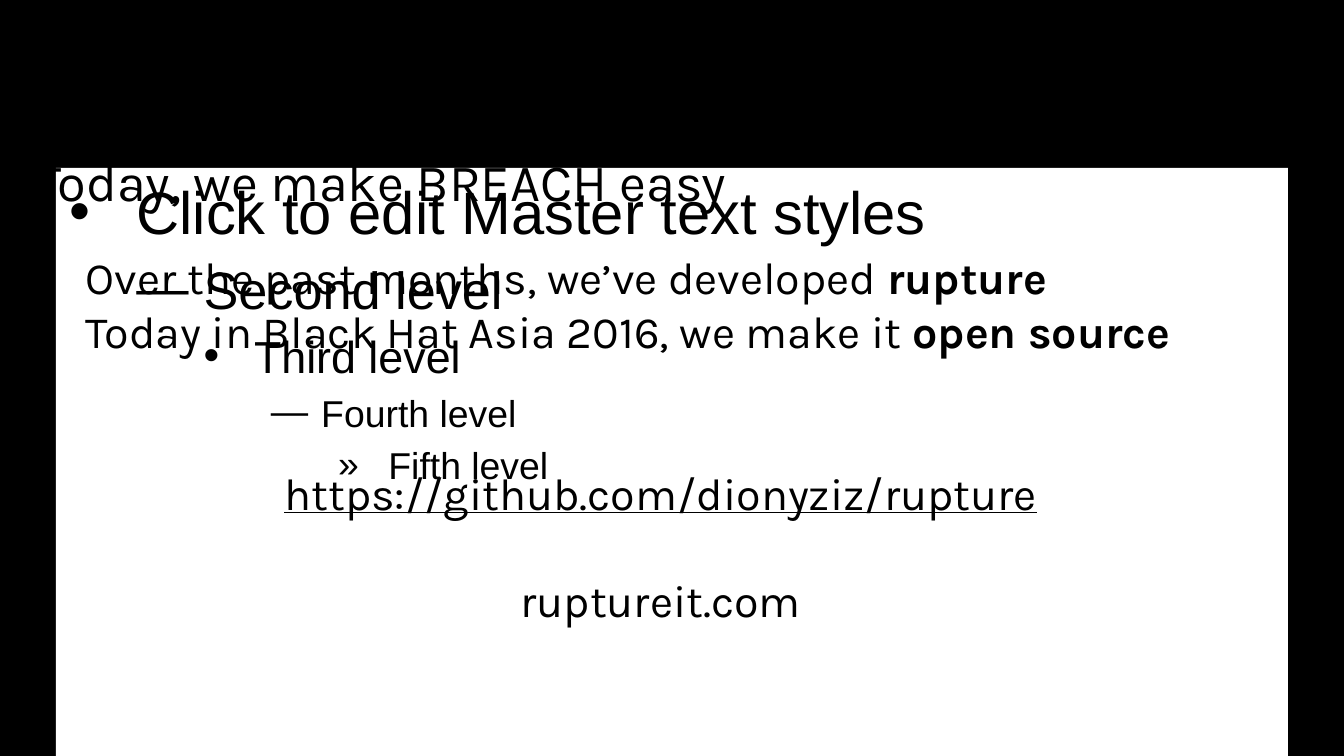
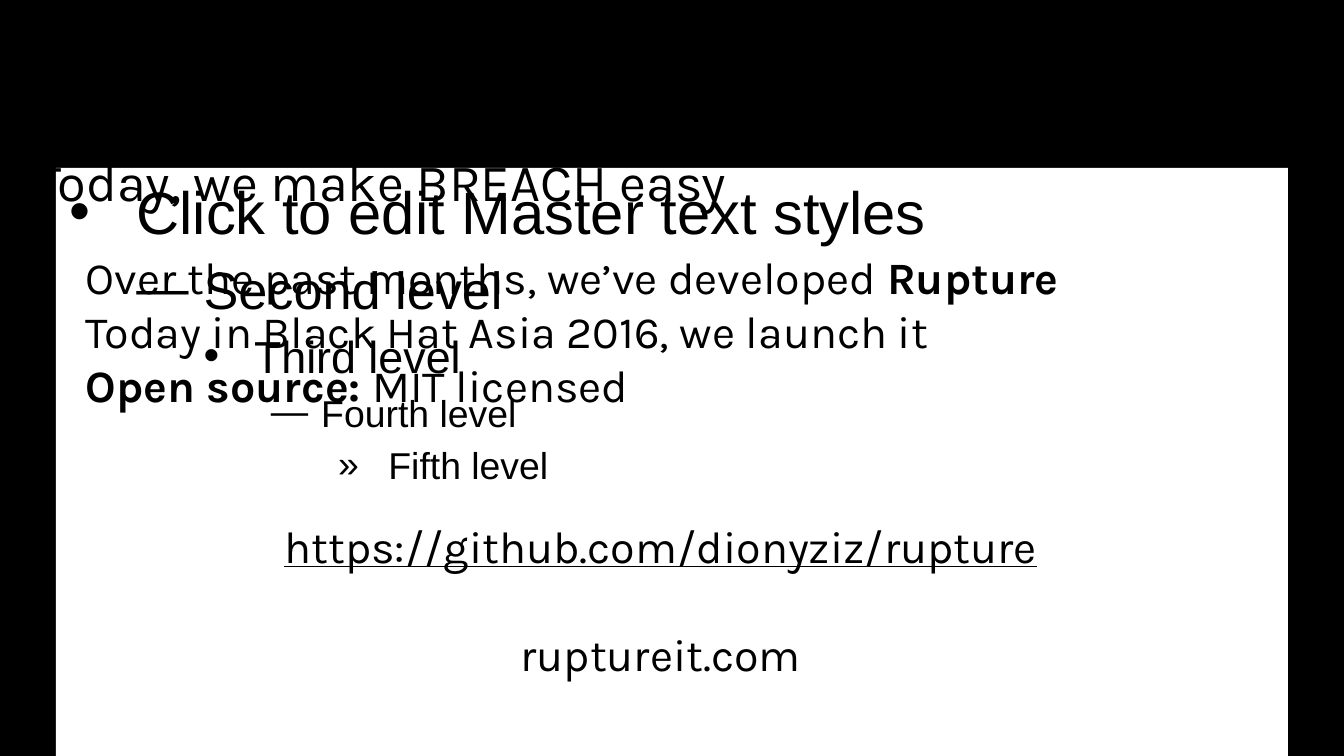
Before and after one commit to decrypto-org/rupture, a slide deck: slide 35 of etc/Black Hat Asia 2016/asia-16-Practical-New-Developments-In-The-BREACH-Attack.pptx (slide 28 before the commit). Drawn at 1344x756 pixels with LibreOffice and Linux fonts; fonts in the diff are those of the drawing; background and template pictures are left out. Boxes give left, top, right and bottom in pixels: in the first picture for what was removed or moved away, otherwise in the second. Text is boxed around its words. In the diff, an @@ line names an element or a change of style, - is before the commit and + after.

Commit message:
Good morning Black Hat

```diff
--- a/etc/Black Hat Asia 2016/asia-16-Practical-New-Developments-In-The-BREACH-Attack.pptx
+++ b/etc/Black Hat Asia 2016/asia-16-Practical-New-Developments-In-The-BREACH-Attack.pptx
@@ text at (86, 263, 1058, 413): text changed @@
-• Over the past months, we’ve developed rupture
-• Today in Black Hat Asia 2016, we make it open source
+• Over the past months, we’ve developed Rupture
+• Today in Black Hat Asia 2016, we launch it
+• Open source: MIT licensed
```
Also in this commit, not shown: 8 other slides changed, 11 slides added, 1 slide removed, 1 other file.
